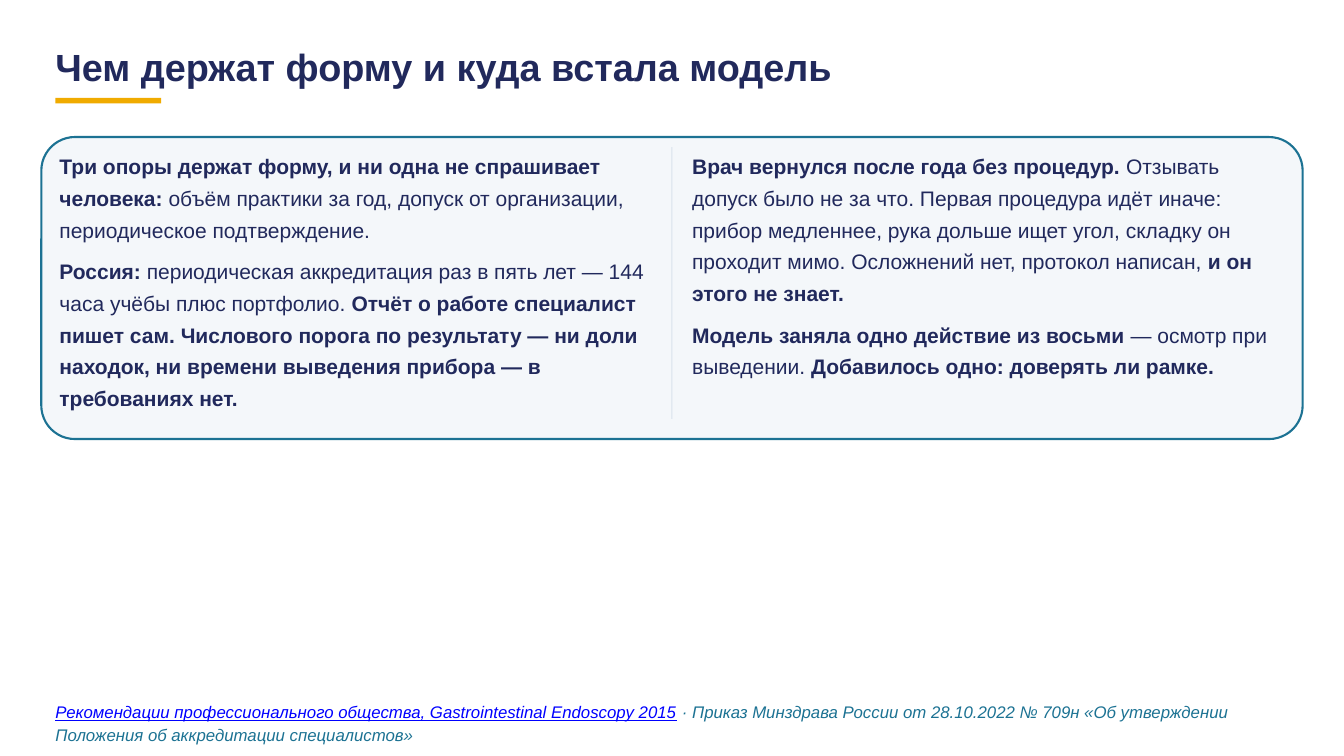
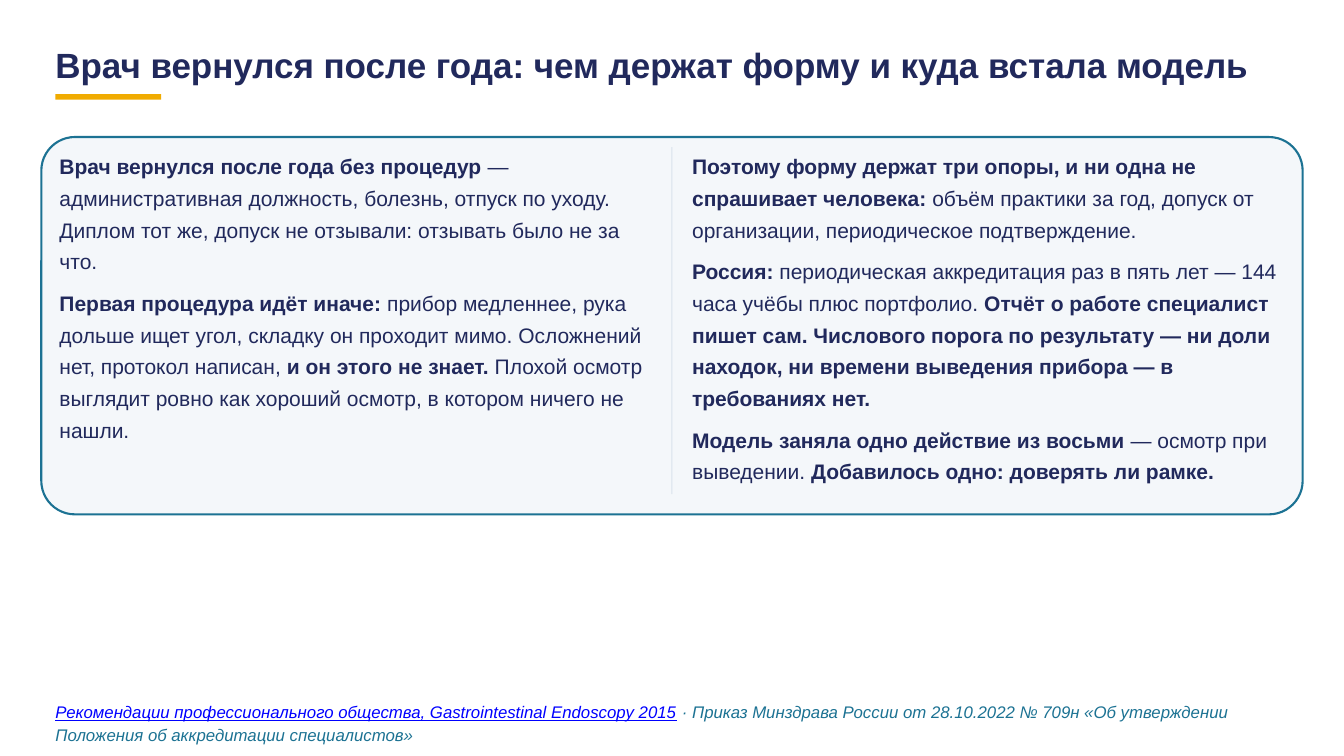
Before and after one commit to tellina-study/AI-usage-lessons, a slide deck: slide 74 of library/lectures/lec-07/rework/deck/lec-07-karkas.pptx (slide 72 before the commit). Drawn at 1344x756 pixels with LibreOffice and Linux fonts; fonts in the diff are those of the drawing. Boxes give left, top, right and bottom in pixels: in the first picture for what was removed or moved away, otherwise in the second. Text is boxed around its words. In the diff, an @@ line names an element or a change of style, - is before the commit and + after.

```diff
--- a/library/lectures/lec-07/rework/deck/lec-07-karkas.pptx
+++ b/library/lectures/lec-07/rework/deck/lec-07-karkas.pptx
@@ text at (55, 52, 1248, 85): text changed; size 27 to 25 pt @@
-Чем держат форму и куда встала модель
+Врач вернулся после года: чем держат форму и куда встала модель
@@ rectangle: place and size @@
-rectangle at (55, 98, 161, 104)
+rectangle at (55, 94, 161, 100)
@@ rounded rectangle: place and size @@
-rounded rectangle at (41, 137, 1303, 440)
+rounded rectangle at (41, 137, 1303, 514)
@@ rounded rectangle at (41, 137, 1303, 514): proportions changed @@
@@ rectangle: place and size @@
-rectangle at (671, 147, 673, 419)
+rectangle at (671, 147, 673, 494)
@@ text at (59, 158, 642, 438): text changed; bold off @@
-Три опоры держат форму, и ни одна не спрашивает человека: объём практики за год, допуск от организации, периодическое подтверждение.
-Россия: периодическая аккредитация раз в пять лет — 144 часа учёбы плюс портфолио. Отчёт о работе специалист пишет сам. Числового порога по результату — ни доли находок, ни времени выведения прибора — в требованиях нет.
+Врач вернулся после года без процедур — административная должность, болезнь, отпуск по уходу. Диплом тот же, допуск не отзывали: отзывать было не за что.
+Первая процедура идёт иначе: прибор медленнее, рука дольше ищет угол, складку он проходит мимо. Осложнений нет, протокол написан, и он этого не знает. Плохой осмотр выглядит ровно как хороший осмотр, в котором ничего не нашли.
@@ text at (692, 158, 1276, 411): text changed; bold on @@
-Врач вернулся после года без процедур. Отзывать допуск было не за что. Первая процедура идёт иначе: прибор медленнее, рука дольше ищет угол, складку он проходит мимо. Осложнений нет, протокол написан, и он этого не знает.
+Поэтому форму держат три опоры, и ни одна не спрашивает человека: объём практики за год, допуск от организации, периодическое подтверждение.
+Россия: периодическая аккредитация раз в пять лет — 144 часа учёбы плюс портфолио. Отчёт о работе специалист пишет сам. Числового порога по результату — ни доли находок, ни времени выведения прибора — в требованиях нет.
```
Also in this commit, not shown: 15 other slides changed, 3 slides added, 43 other files.
